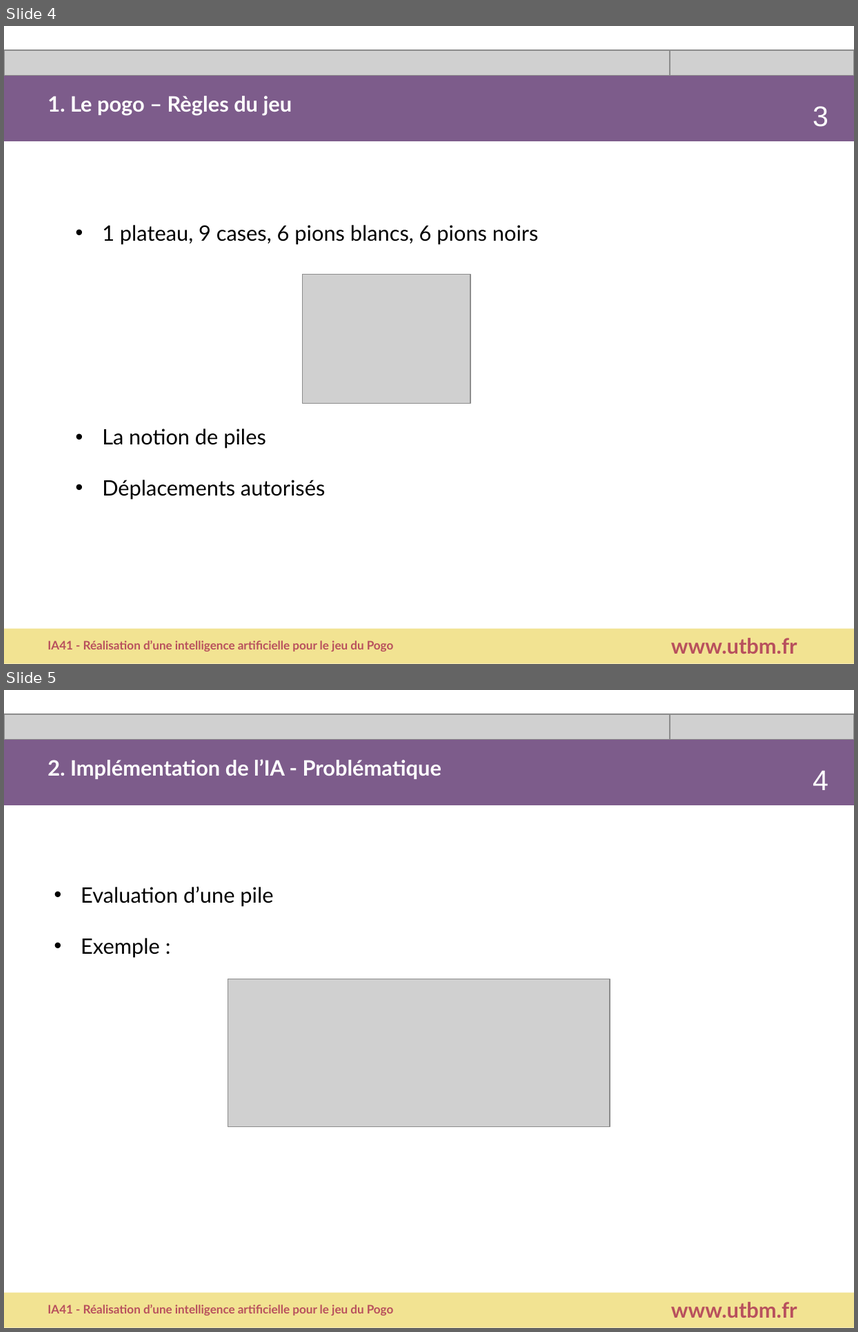
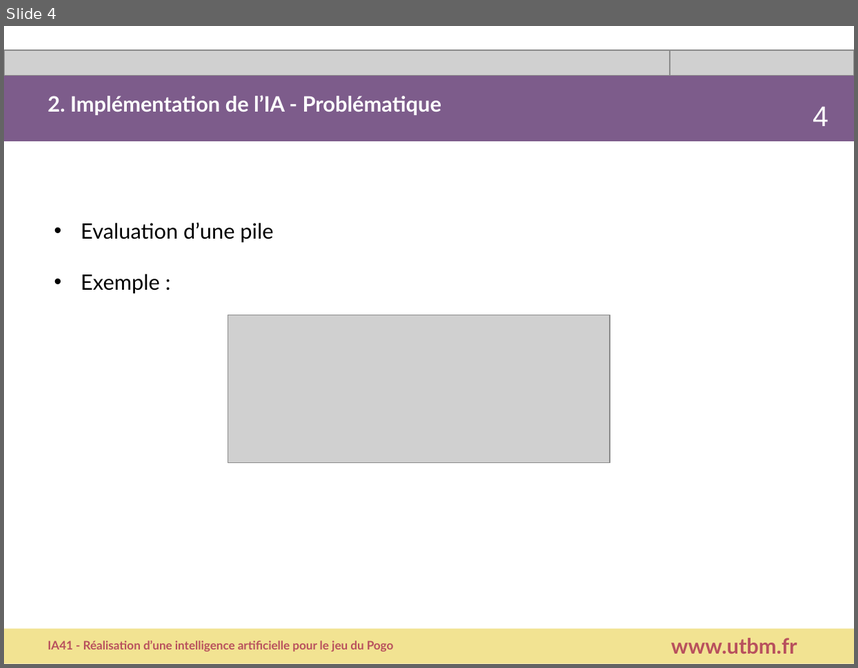
Before and after one commit to belkacemlahouel/IA41_Pogo, a slide deck: Presentation.ppt. Shown one above the other, each under a label of ours: slides 4 and 5 before the commit, slide 4 after it. The pictures are 858x1332 and 858x668 pixels, drawn with LibreOffice and Linux fonts; fonts in the diff are those of the drawing; grey boxes stand for pictures. Boxes give left, top, right and bottom in pixels: in the first picture for what was removed or moved away, otherwise in the second. Text is boxed around its words. In the diff, an @@ line names an element or a change of style, - is before the commit and + after.

```diff
--- a/Presentation.ppt
+++ b/Presentation.ppt
@@ slide 4 removed at bbox=[4, 26, 854, 664], background #FFFFFF @@
@@ picture removed at bbox=[4, 49, 670, 75] @@
@@ picture removed at bbox=[188, 49, 854, 75] @@
@@ rectangle removed at bbox=[4, 70, 854, 141] @@
@@ text removed at bbox=[47, 96, 292, 116] @@
-1. Le pogo – Règles du jeu
@@ text removed at bbox=[813, 106, 829, 127] @@
-3
@@ text removed at bbox=[102, 225, 538, 499] @@
-• 1 plateau, 9 cases, 6 pions blancs, 6 pions noirs
-• La notion de piles
-• Déplacements autorisés
@@ picture removed at bbox=[302, 274, 470, 403] @@
@@ rectangle removed at bbox=[4, 628, 854, 663] @@
@@ text removed at bbox=[47, 640, 394, 651] @@
-IA41 - Réalisation d’une intelligence artificielle pour le jeu du Pogo
@@ text removed at bbox=[671, 637, 797, 653] @@
-www.utbm.fr
@@ what was slide 5 is now slide 4 @@
```
Also in this commit, not shown: 4 slides changed, 1 other slide removed.
